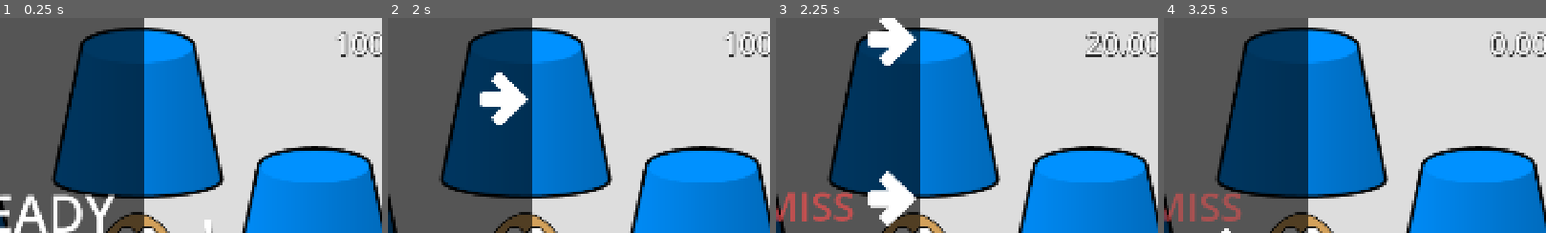
Above: before the commit, frames 1-4 (left to right).
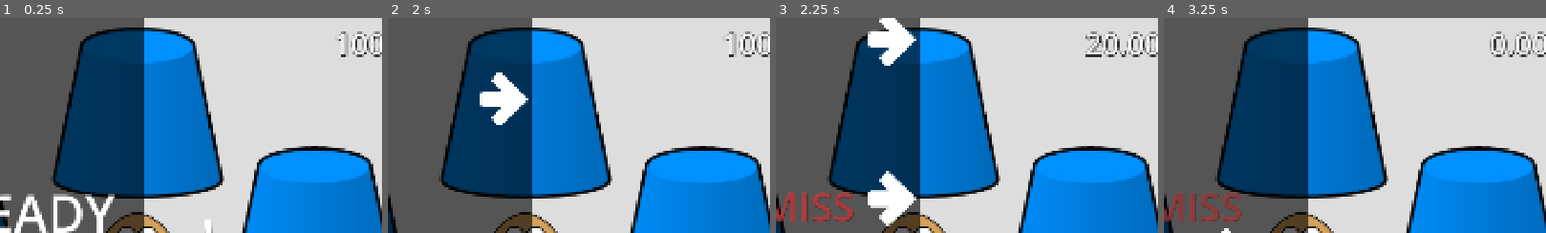
Above: after the commit, the same moments.

Repository: HyperKappy/Rhythm-Game-Repo
Game: Godot game, scene res://levels/guess.tscn
The game is run twice, just before and just after one commit, with the same random seed, the same clock (stepped at 60 frames per second) and the same inputs. This scene is started directly instead of the project's main scene. Sound files missing from this copy of the repository are replaced by a short silence.
Inputs:
- Up to frame 1 (0.25 s): no input
- Up to frame 2 (2 s): tap Enter at 0.5 s; hold K (Up) from 0.53 s (still down); tap I at 0.6 s; tap M at 1.35 s
- Up to frame 3 (2.25 s): release K (Up) at 2.03 s; hold A (Left) from 2.03 s (still down); tap B at 2.1 s
- Up to frame 4 (3.25 s): keep holding A (Left); tap O at 2.85 s
The pictures show only the part of the screen within x 46-96%, y 0-50%; the shares and areas given below are measured in that part.

Frames 1-2 are identical in both runs. In frame 3, 0.3% of the frame differs, in the area x 2-21%, y 81-95%; in frame 4, 0.3%, in the area x 2-20%, y 81-95%.

Commit message:
judgement shadow
je kan het nu perfects lezen wanneer er long notes op je beeld zijn en naar mijn mening ziet het er beter uit

Diff:
--- a/levels/game_level.tscn
+++ b/levels/game_level.tscn
@@ -134,6 +134,7 @@
 offset_top = -301.002
 offset_right = 362.99997
 offset_bottom = -164.00201
+theme_override_colors/font_shadow_color = Color(0, 0, 0, 0.68235296)
 theme_override_font_sizes/font_size = 100
 horizontal_alignment = 1
 vertical_alignment = 1
@@ -177,6 +178,7 @@
 offset_top = -373.00253
 offset_right = 362.9996
 offset_bottom = -236.00253
+theme_override_colors/font_shadow_color = Color(0, 0, 0, 0.68235296)
 theme_override_font_sizes/font_size = 28
 horizontal_alignment = 1
 vertical_alignment = 1
